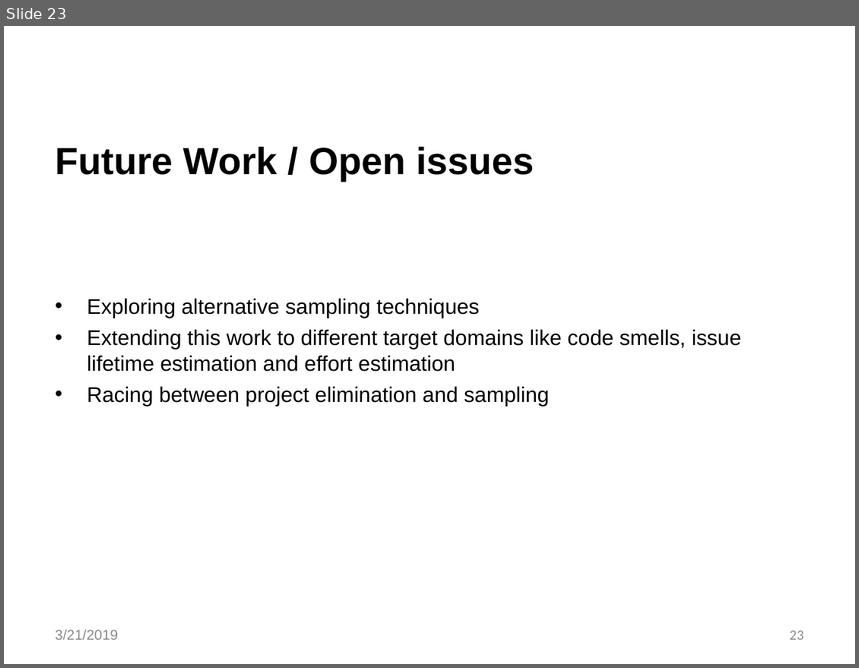
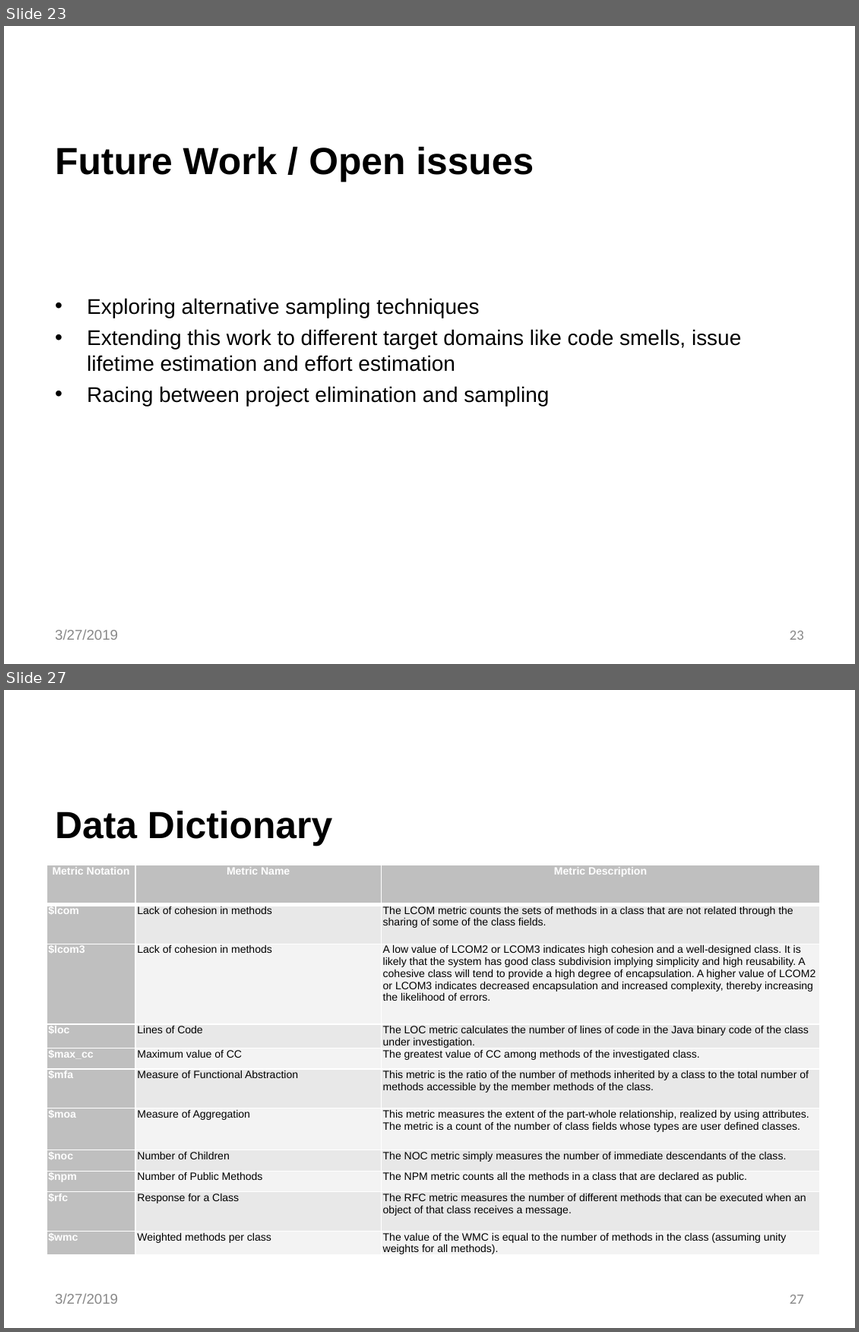
Before and after one commit to akshaynalwaya/Thesis-project-Bellwethers, a slide deck: Bellwethers.pptx. Shown one above the other, each under a label of ours: slide 23 before the commit, slides 23 and 27 after it; the slides between them are not shown. The pictures are 859x668 and 859x1332 pixels, drawn with LibreOffice and Linux fonts; fonts in the diff are those of the drawing; background and template pictures are left out. Boxes give left, top, right and bottom in pixels: in the first picture for what was removed or moved away, otherwise in the second. Text is boxed around its words. In the diff, an @@ line names an element or a change of style, - is before the commit and + after.

```diff
--- a/Bellwethers.pptx
+++ b/Bellwethers.pptx
@@ slide 27 added at (4,690,855,1328), background #FFFFFF @@
@@ title added at (55,811,332,847), 32 pt, text #000000, bold @@
+Data Dictionary
@@ table added at (47,866,820,1258), 11 rows, 3 columns @@
+Metric Notation | Metric Name | Metric Description
+$lcom | Lack of cohesion in methods | The LCOM metric counts the sets of methods in a class that are not related through the sharing of some of the class fields.
+$lcom3 | Lack of cohesion in methods | A low value of LCOM2 or LCOM3 indicates high cohesion and a well-designed class. It is likely that the system has good class subdivision implying simplicity and high reusability. A cohesive class will tend to provide a high degree of encapsulation. A higher value of LCOM2 or LCOM3 indicates decreased encapsulation and increased complexity, thereby increasing the likelihood of errors.
+$loc | Lines of Code | The LOC metric calculates the number of lines of code in the Java binary code of the class under investigation.
+$max_cc | Maximum value of CC | The greatest value of CC among methods of the investigated class.
+$mfa | Measure of Functional Abstraction | This metric is the ratio of the number of methods inherited by a class to the total number of methods accessible by the member methods of the class.
+$moa | Measure of Aggregation | This metric measures the extent of the part-whole relationship, realized by using attributes. The metric is a count of the number of class fields whose types are user defined classes.
+$noc | Number of Children | The NOC metric simply measures the number of immediate descendants of the class.
+$npm | Number of Public Methods | The NPM metric counts all the methods in a class that are declared as public.
+$rfc | Response for a Class | The RFC metric measures the number of different methods that can be executed when an object of that class receives a message.
+$wmc | Weighted methods per class | The value of the WMC is equal to the number of methods in the class (assuming unity weights for all methods).
@@ text added at (55,1293,118,1304), 12 pt, text #888888 @@
+3/27/2019
@@ page number added at (790,1295,804,1304), 12 pt, text #888888 @@
+27
@@ slide 23 changed as well @@
@@ text at (55,629,118,640): text changed @@
-3/21/2019
+3/27/2019
```
Also in this commit, not shown: 22 other slides changed, 4 other slides added, 11 other files.
